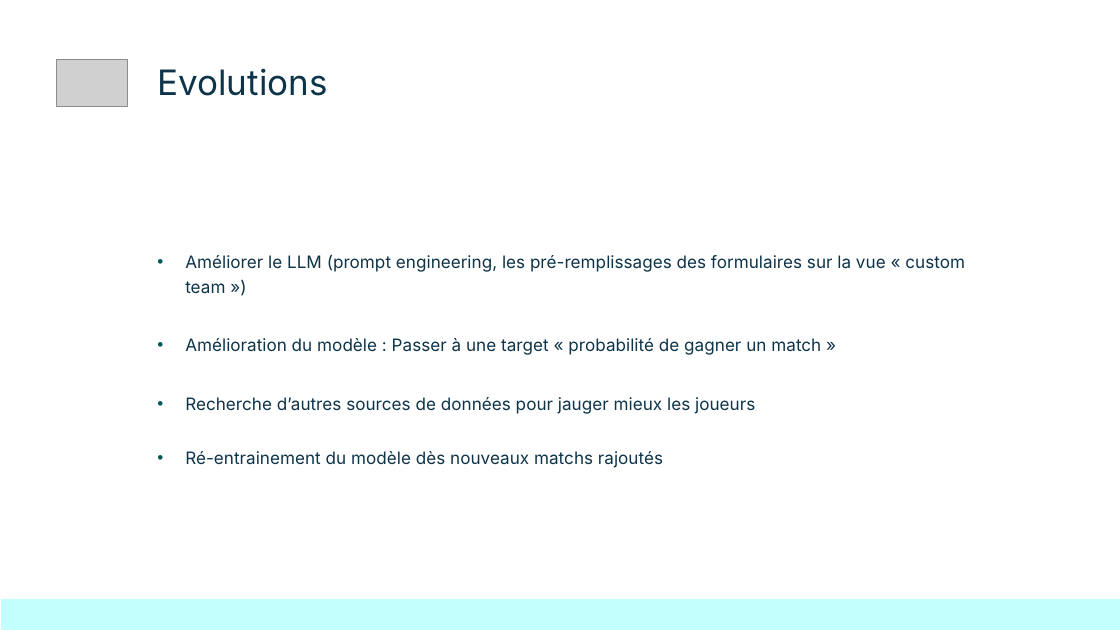
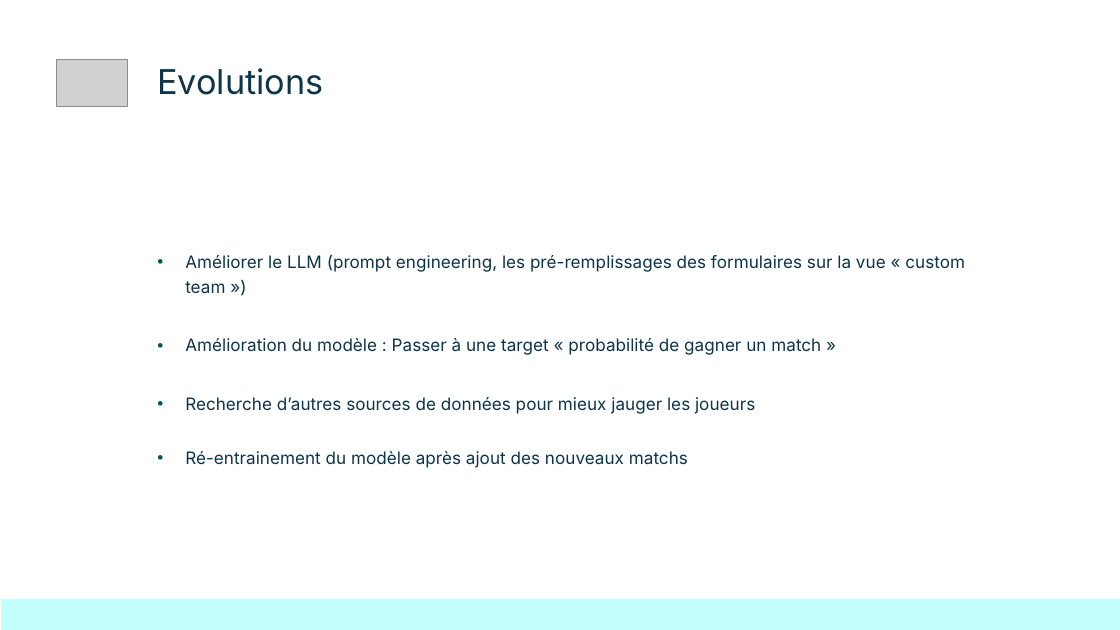
Before and after one commit to kinpintouche-star/football-predictor, a slide deck: slide 11 of docs/FootballPredictorDemoDay20260803.pptx. Drawn at 1120x630 pixels with LibreOffice and Linux fonts; fonts in the diff are those of the drawing; grey boxes stand for pictures; background and template pictures are left out. Boxes give left, top, right and bottom in pixels: in the first picture for what was removed or moved away, otherwise in the second. Text is boxed around its words. In the diff, an @@ line names an element or a change of style, - is before the commit and + after.

```diff
--- a/docs/FootballPredictorDemoDay20260803.pptx
+++ b/docs/FootballPredictorDemoDay20260803.pptx
@@ title "Evolutions" at (157, 68, 323, 95): size 22.5 to 22 pt @@
@@ text at (185, 397, 755, 468): text changed @@
-• Recherche d’autres sources de données pour jauger mieux les joueurs
-• Ré-entrainement du modèle dès nouveaux matchs rajoutés
+• Recherche d’autres sources de données pour mieux jauger les joueurs
+• Ré-entrainement du modèle après ajout des nouveaux matchs
```
Also in this commit, not shown: 10 other slides changed.
